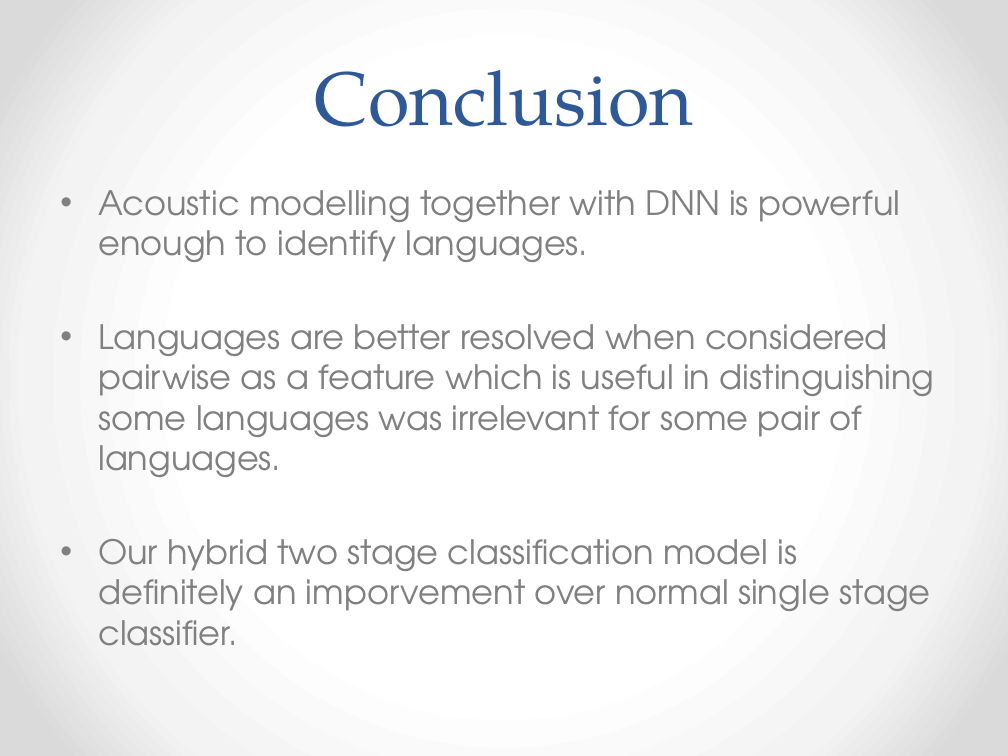
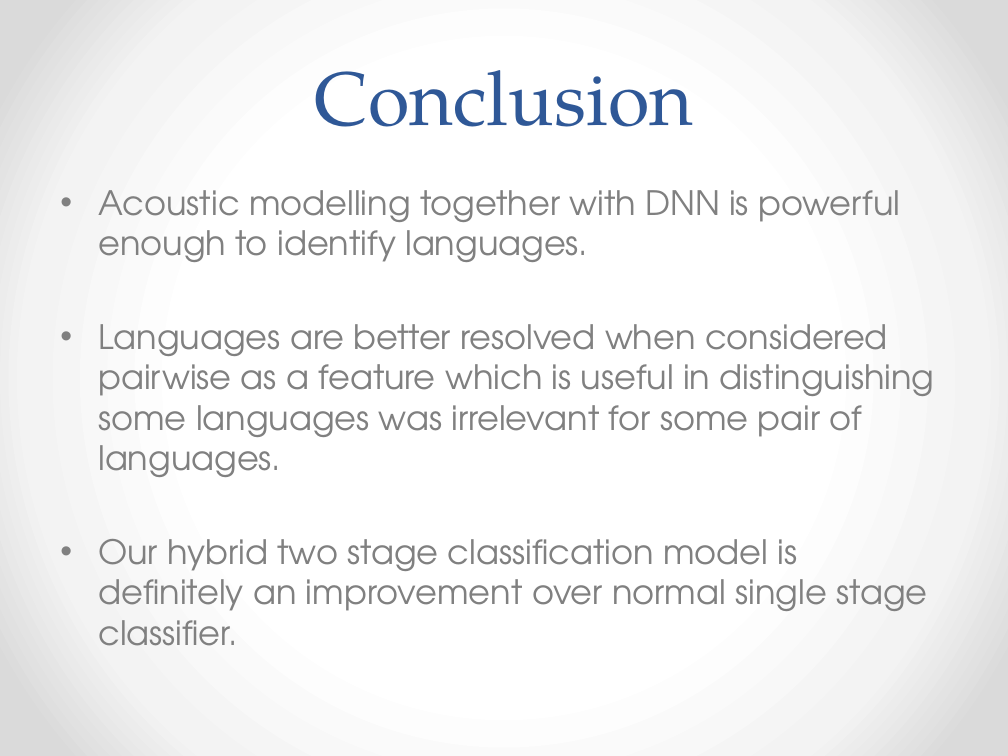
Before and after one commit to AudioExtractors/LanguageDetection, a slide deck: slide 27 of Docs/Presentation.pptx (slide 23 before the commit). Drawn at 1008x756 pixels with LibreOffice and Linux fonts; fonts in the diff are those of the drawing. Boxes give left, top, right and bottom in pixels: in the first picture for what was removed or moved away, otherwise in the second. Text is boxed around its words. In the diff, an @@ line names an element or a change of style, - is before the commit and + after.

```diff
--- a/Docs/Presentation.pptx
+++ b/Docs/Presentation.pptx
@@ text at <box>98,539,927,646</box>: text changed @@
-• Our hybrid two stage classification model is definitely an imporvement over normal single stage classifier.
+• Our hybrid two stage classification model is definitely an improvement over normal single stage classifier.
```
Also in this commit, not shown: 6 slides added.
